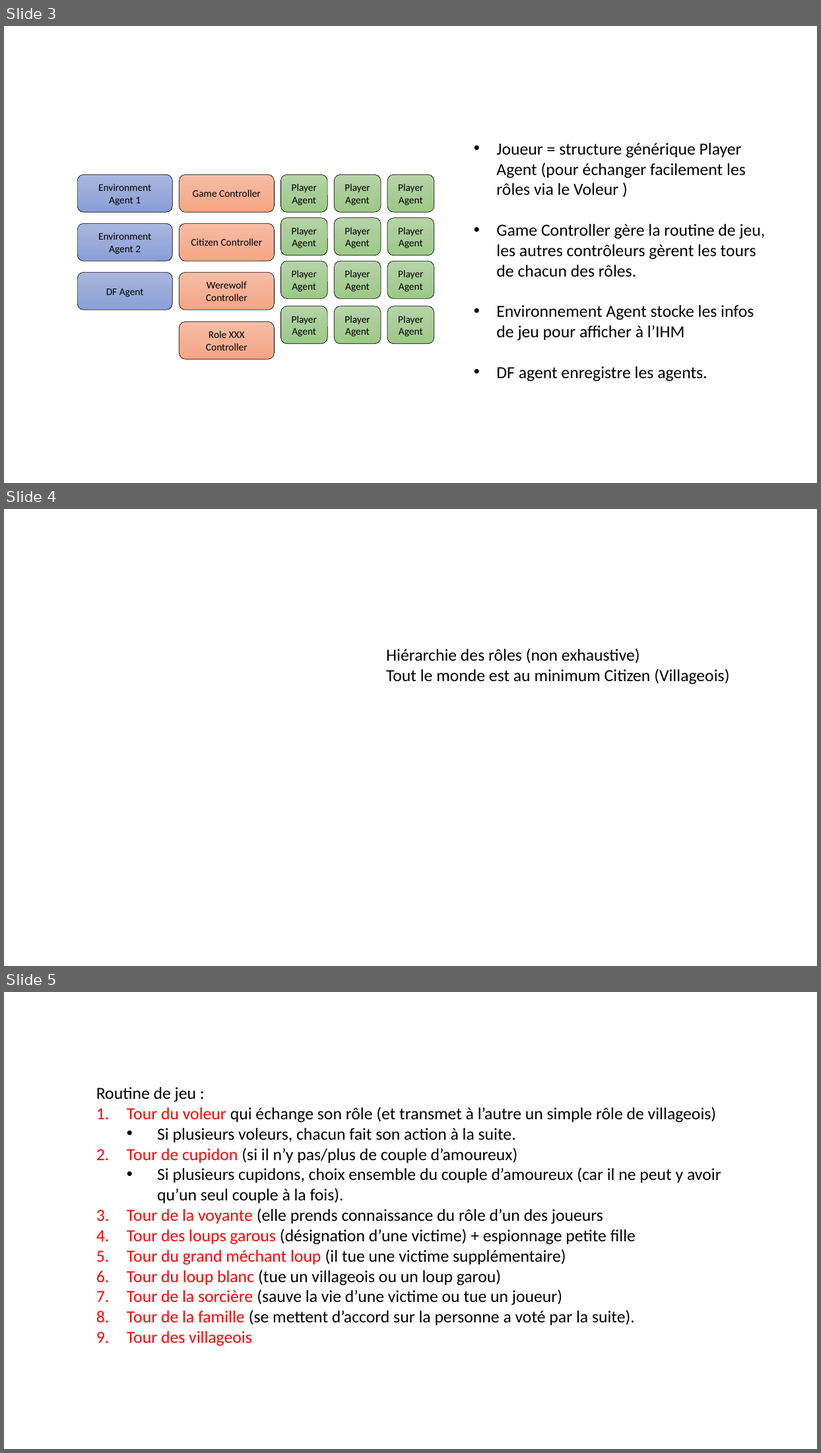
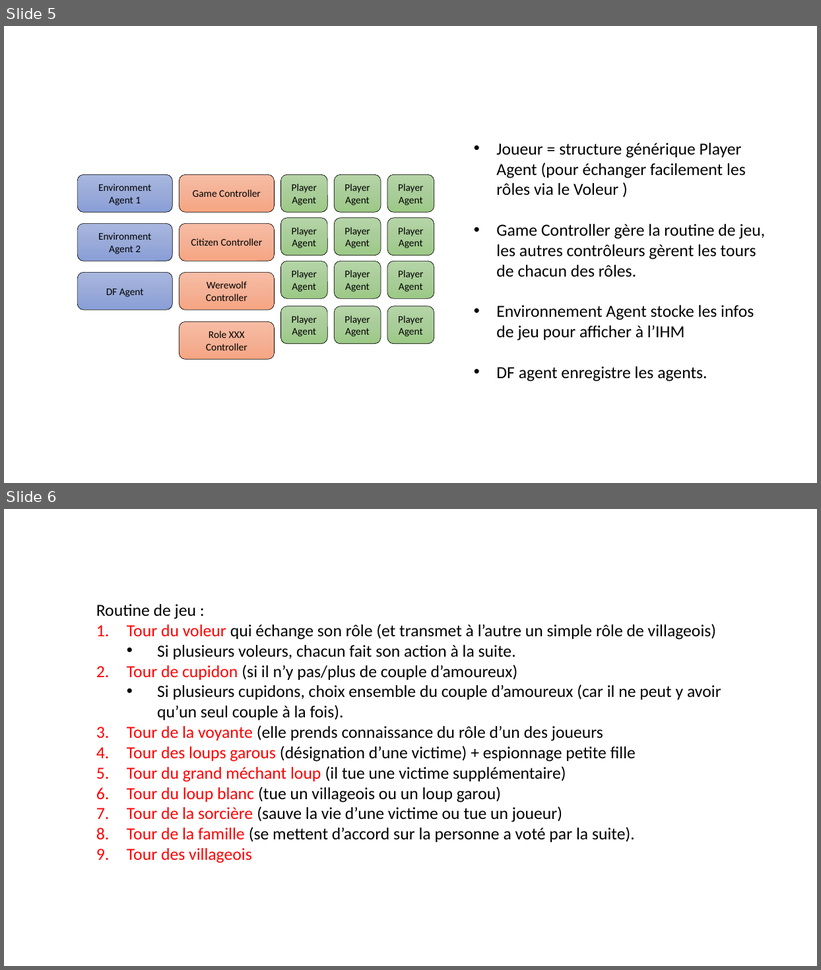
Before and after one commit to konamdav/Loup-Garou, a slide deck: README.pptx. Shown one above the other, each under a label of ours: slides 3, 4 and 5 before the commit, slides 5 and 6 after it. The pictures are 821x1453 and 821x970 pixels, drawn with LibreOffice and Linux fonts; fonts in the diff are those of the drawing; background and template pictures are left out. Boxes give left, top, right and bottom in pixels: in the first picture for what was removed or moved away, otherwise in the second. Text is boxed around its words. In the diff, an @@ line names an element or a change of style, - is before the commit and + after.

```diff
--- a/README.pptx
+++ b/README.pptx
@@ slide 4 removed at (x1=4, y1=509, x2=817, y2=966), background picture (left out) @@
@@ text removed at (x1=386, y1=648, x2=729, y2=685) @@
-Hiérarchie des rôles (non exhaustive)
-Tout le monde est au minimum Citizen (Villageois)
@@ what was slide 3 is now slide 5 @@
@@ what was slide 5 is now slide 6 @@
```
Also in this commit, not shown: 1 slide changed, 2 slides added, 1 other slide removed, 4 other files.
